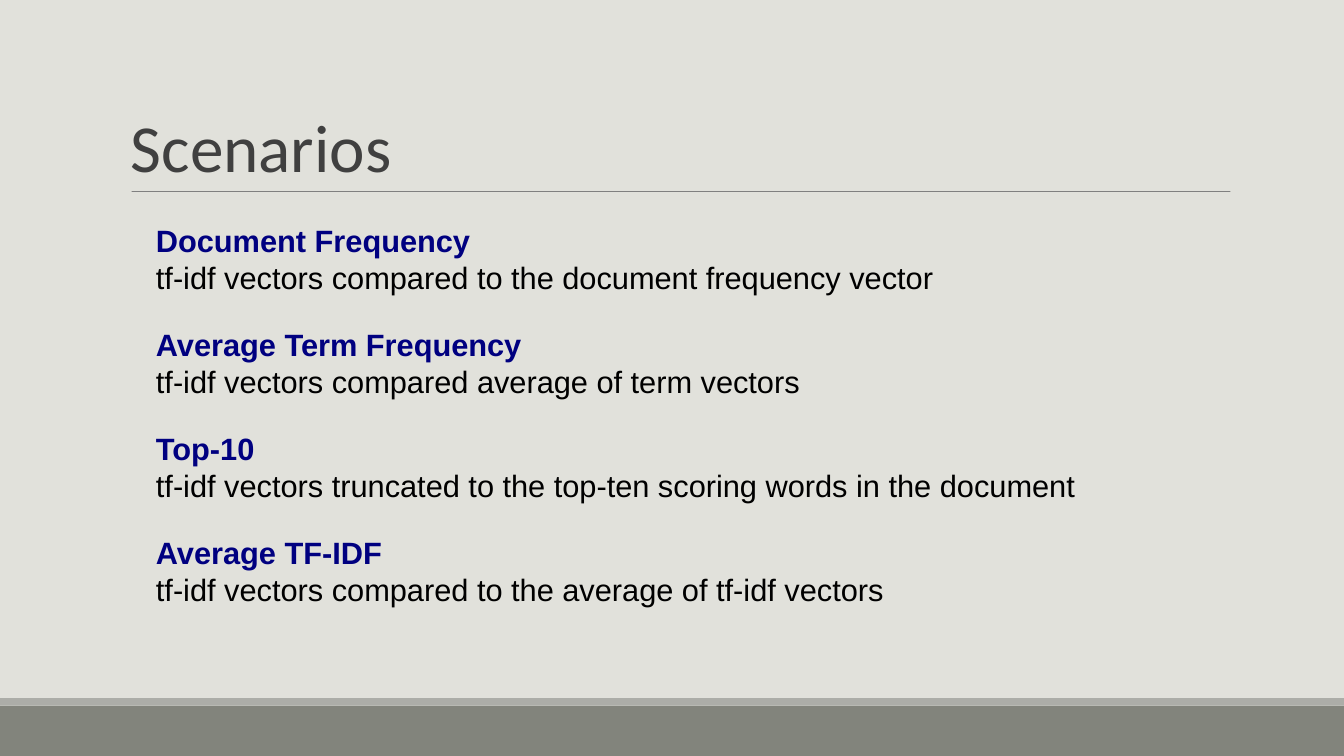
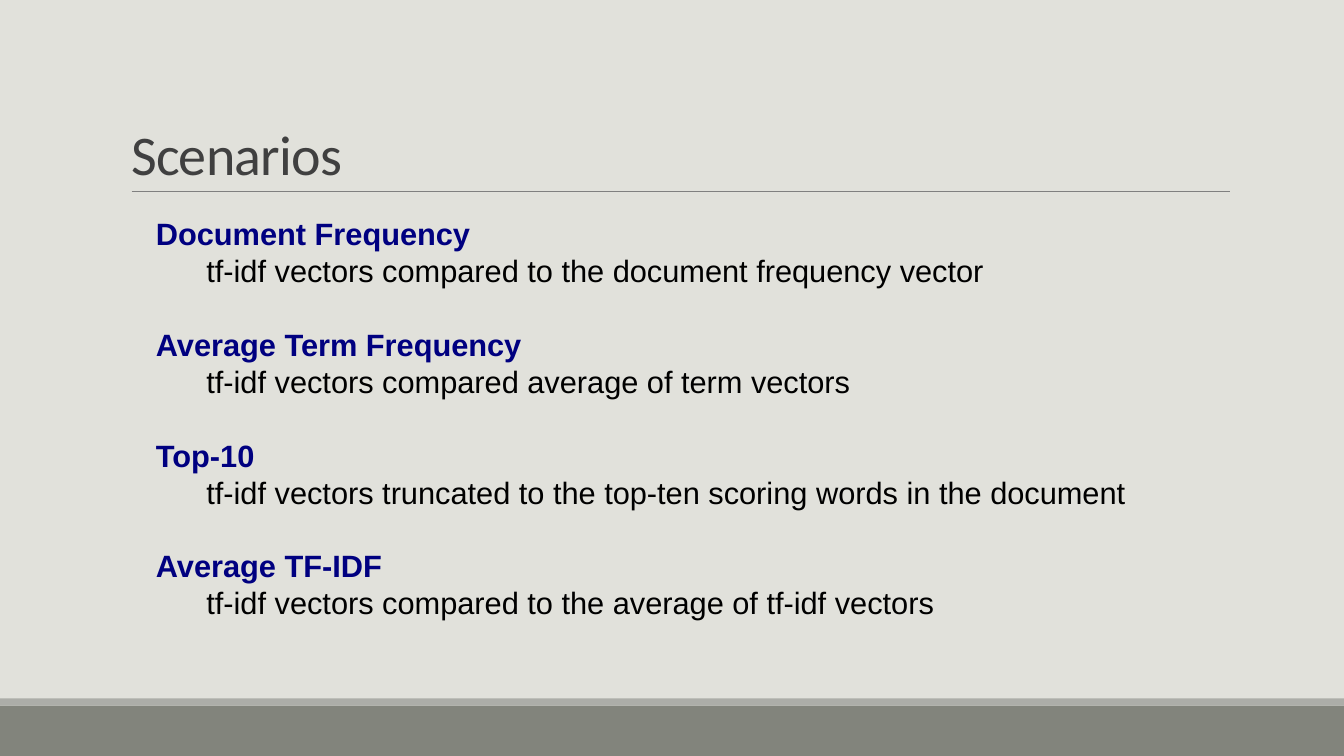
Before and after one commit to bmtober/ec4747-alt, a slide deck: slide 33 of presentation/EC4747Presentation.pptx (slide 30 before the commit). Drawn at 1344x756 pixels with LibreOffice and Linux fonts; fonts in the diff are those of the drawing. Boxes give left, top, right and bottom in pixels: in the first picture for what was removed or moved away, otherwise in the second. Text is boxed around its words. In the diff, an @@ line names an element or a change of style, - is before the commit and + after.

```diff
--- a/presentation/EC4747Presentation.pptx
+++ b/presentation/EC4747Presentation.pptx
@@ title "Scenarios" at (x1=131, y1=136, x2=342, y2=176): size 48 to 40 pt, letter spacing 0 to -0.5 pt @@
@@ text "Document Frequency" moved from (x1=156, y1=230, x2=1075, y2=607) to (x1=156, y1=223, x2=1125, y2=620) @@
@@ text at (x1=206, y1=259, x2=1125, y2=620): list level 1 to 2 in "tf-idf vectors compared to the ..."; list level 1 to 2 in "tf-idf vectors compared average of ..."; list level 1 to 2 in "tf-idf vectors truncated to the ..." @@
```
Also in this commit, not shown: 32 other slides changed, 8 slides added, 7 slides removed, 1 other file.
